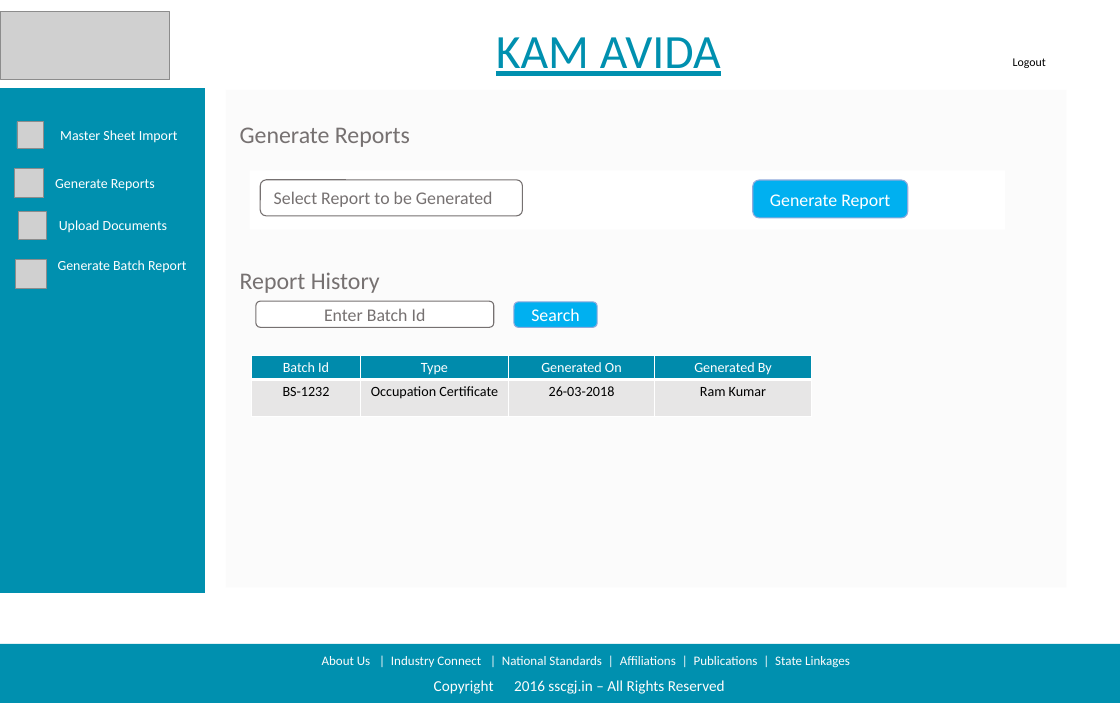
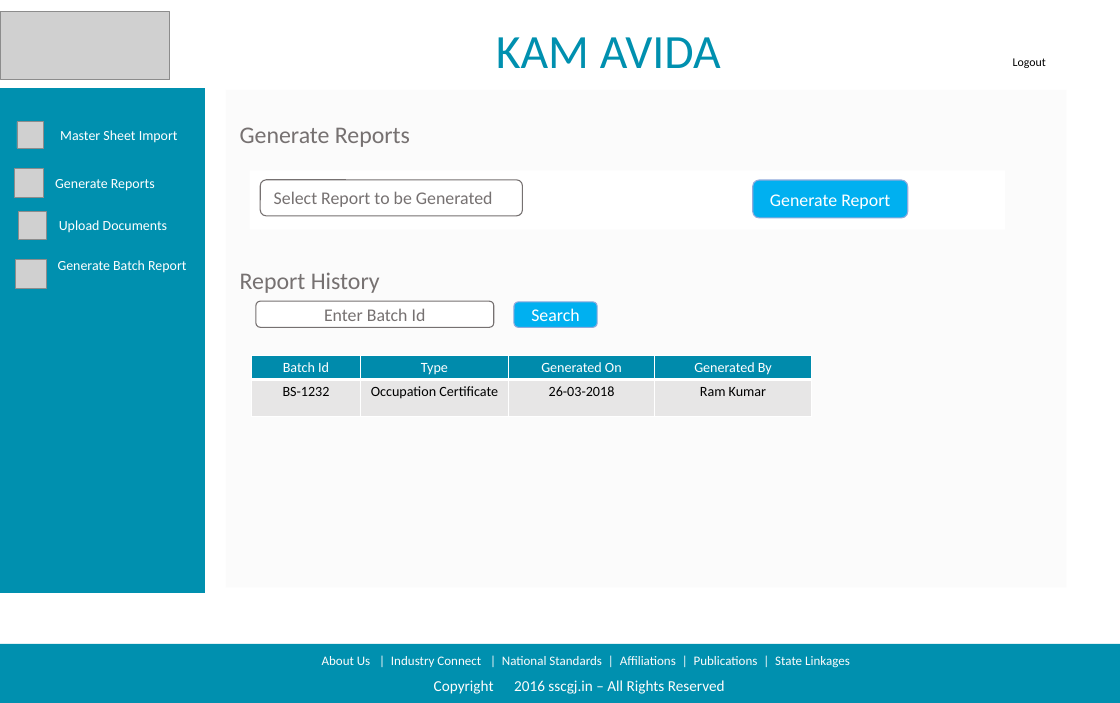
Before and after one commit to sarthakbhutani/NSKFDC-App, a slide deck: slide 4 of Requirements/Product Backlog/Screen Designs/Screen Design Deck/Updated Designs.pptx. Drawn at 1120x703 pixels with LibreOffice and Linux fonts; fonts in the diff are those of the drawing; grey boxes stand for pictures; background and template pictures are left out. Boxes give left, top, right and bottom in pixels: in the first picture for what was removed or moved away, otherwise in the second. Text is boxed around its words. In the diff, an @@ line names an element or a change of style, - is before the commit and + after.

```diff
--- a/Requirements/Product Backlog/Screen Designs/Screen Design Deck/Updated Designs.pptx
+++ b/Requirements/Product Backlog/Screen Designs/Screen Design Deck/Updated Designs.pptx
@@ text "KAM AVIDA" at [496,37,721,68]: underline off @@
```
Also in this commit, not shown: 11 other slides changed, 1 other file.
